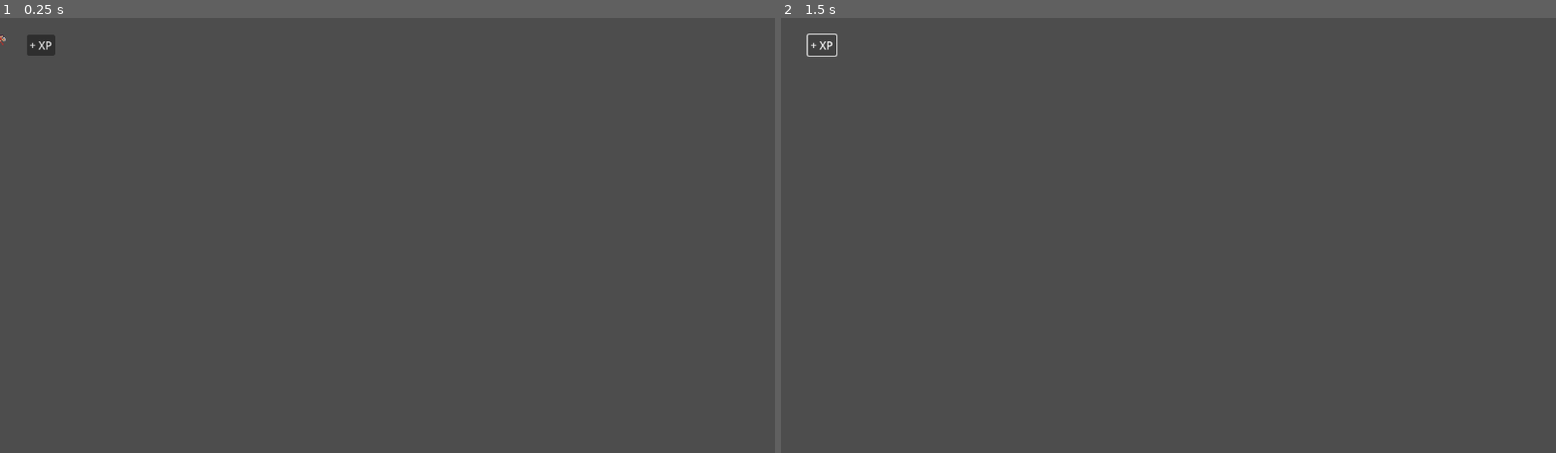
Above: before the commit, frames 1-2 (left to right).
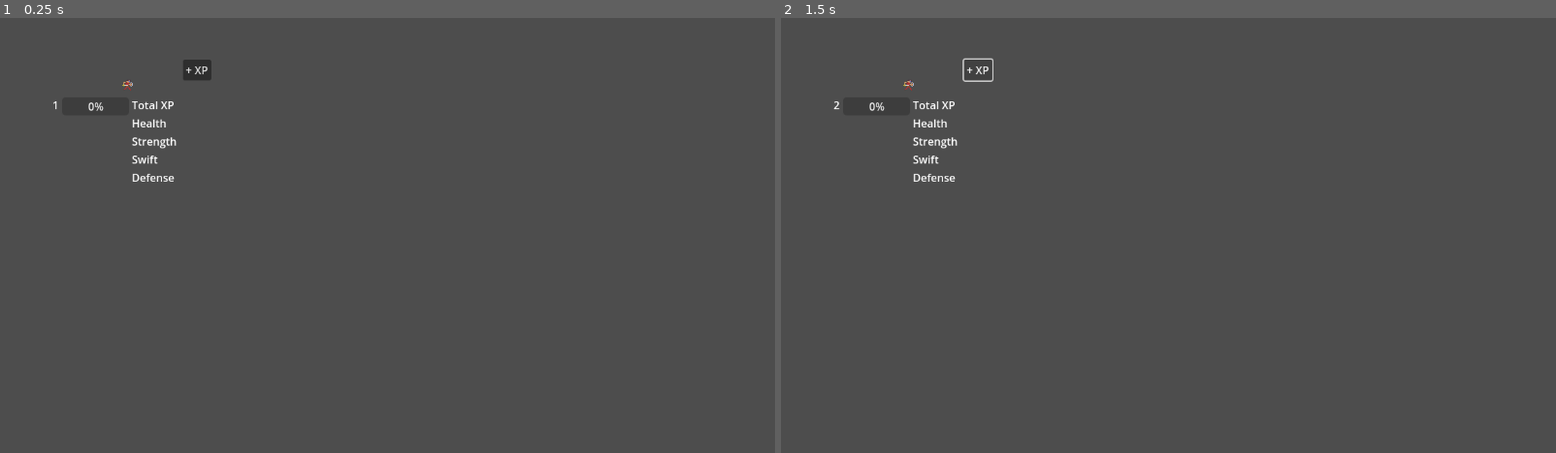
Above: after the commit, the same moments.

Repository: MrBejvan/Video-Game-Project-2024
Game: Godot game, scene res://Sprites/SwordBoard/sword_board.tscn
The game is run twice, just before and just after one commit, with the same random seed, the same clock (stepped at 60 frames per second) and the same inputs. The project has no main scene, so this scene is started directly.
Inputs:
- Up to frame 1 (0.25 s): no input
- Up to frame 2 (1.5 s): click "+ XP" at 0.5 s; tap Enter (ui_accept) at 1.25, 1.35 s; hold Right (ui_right) from 1.28 s (still down)

The runs differ from the first frame. In frame 1, 0.6% of the frame differs, in the area x 0-28%, y 3-38%; in frame 2, 0.4%.
Error after the commit: Invalid assignment of property or key 'text' with value of type 'String' on a base object of type 'null instance'. (res://Sprites/SwordBoard/sword_board.gd:38)

Commit message:
Starting Stats and Sword Board Update
Expanded Sword Board script and added starting stats file

Diff:
--- a/Sprites/SwordBoard/sword_board.gd
+++ b/Sprites/SwordBoard/sword_board.gd
@@ -2,6 +2,8 @@
 
 const XP_DATABASE = "res://mechs/TestDatabase.json"
 const MAX_LEVEL = 5
+
+#Experience System
 
 var XP_Table_Data = {}
 
@@ -30,33 +32,13 @@
 		elif Level == MAX_LEVEL:
 			current_xp = 0
 
-
-const SPEED = 300.0
-const JUMP_VELOCITY = -400.0
-
-# Get the gravity from the project settings to be synced with RigidBody nodes.
-var gravity = ProjectSettings.get_setting("physics/2d/default_gravity")
+		var total = min( (XP_Table_Data[str(Level)]["total"] + current_xp), XP_Table_Data[str(MAX_LEVEL)]["total"])
 
 
-func _physics_process(delta):
-	# Add the gravity.
-	if not is_on_floor():
-		velocity.y += gravity * delta
+		%TotalXP.text = str(total)
 
-	# Handle jump.
-	if Input.is_action_just_pressed("ui_accept") and is_on_floor():
-		velocity.y = JUMP_VELOCITY
-
-	# Get the input direction and handle the movement/deceleration.
-	# As good practice, you should replace UI actions with custom gameplay actions.
-	var direction = Input.get_axis("ui_left", "ui_right")
-	if direction:
-		velocity.x = direction * SPEED
-	else:
-		velocity.x = move_toward(velocity.x, 0, SPEED)
-
-	move_and_slide()
-
+		%ProgressBar.max_value = get_max_xp_at(Level)
+		%ProgressBar.value = current_xp
 
 func get_max_xp_at(level):
 	return XP_Table_Data[str(level)]["need"]
@@ -64,4 +46,28 @@
 
 
 func _on_button_pressed():
-	pass # Replace with function body.
+	current_xp += 100
+
+
+
+#Stats and abilities
+
+var health : int :
+	set(value):
+		health = value
+		%HP.text = str(value)
+
+var strength : int :
+	set(value):
+		strength = value
+		%strength.text = str(value)
+
+var swift : int :
+	set(value):
+		swift = value
+		%swift.text = str(value)
+
+var defense : int :
+	set(value):
+		defense = value
+		%defense.text = str(value)
--- a/Sprites/SwordBoard/sword_board.tscn
+++ b/Sprites/SwordBoard/sword_board.tscn
@@ -159,11 +159,12 @@
 script = ExtResource("1_qccm2")
 
 [node name="CollisionShape2D" type="CollisionShape2D" parent="."]
-position = Vector2(1, 0.5)
+position = Vector2(190, 100)
 shape = SubResource("RectangleShape2D_rx5am")
 
 [node name="Sprite2D" type="Sprite2D" parent="."]
 texture_filter = 1
+position = Vector2(189, 100)
 texture = ExtResource("1_bpmg1")
 hframes = 12
 frame = 1
@@ -194,9 +195,10 @@
 [node name="UI" type="CanvasLayer" parent="."]
 
 [node name="Level" type="HBoxContainer" parent="UI"]
-offset_left = -114.0
-offset_top = 29.0
-offset_bottom = 56.0
+offset_left = 78.0
+offset_top = 118.0
+offset_right = 192.0
+offset_bottom = 145.0
 
 [node name="Label" type="Label" parent="UI/Level"]
 unique_name_in_owner = true
@@ -210,11 +212,70 @@
 layout_mode = 2
 max_value = 200.0
 
+[node name="Stats" type="HBoxContainer" parent="UI/Level"]
+layout_mode = 2
+
+[node name="Attribute" type="VBoxContainer" parent="UI/Level/Stats"]
+layout_mode = 2
+
+[node name="Total XP" type="Label" parent="UI/Level/Stats/Attribute"]
+layout_mode = 2
+text = "Total XP"
+
+[node name="Health" type="Label" parent="UI/Level/Stats/Attribute"]
+layout_mode = 2
+text = "Health"
+
+[node name="Strength" type="Label" parent="UI/Level/Stats/Attribute"]
+layout_mode = 2
+text = "Strength"
+
+[node name="Swift" type="Label" parent="UI/Level/Stats/Attribute"]
+layout_mode = 2
+text = "Swift"
+
+[node name="Defense" type="Label" parent="UI/Level/Stats/Attribute"]
+layout_mode = 2
+text = "Defense"
+
+[node name="Value" type="VBoxContainer" parent="UI/Level/Stats"]
+layout_mode = 2
+
+[node name="Total XP" type="Label" parent="UI/Level/Stats/Value"]
+unique_name_in_owner = true
+custom_minimum_size = Vector2(40, 10)
+layout_mode = 2
+horizontal_alignment = 2
+
+[node name="Health" type="Label" parent="UI/Level/Stats/Value"]
+unique_name_in_owner = true
+custom_minimum_size = Vector2(40, 10)
+layout_mode = 2
+horizontal_alignment = 2
+
+[node name="Strength" type="Label" parent="UI/Level/Stats/Value"]
+unique_name_in_owner = true
+custom_minimum_size = Vector2(40, 10)
+layout_mode = 2
+horizontal_alignment = 2
+
+[node name="Swift" type="Label" parent="UI/Level/Stats/Value"]
+unique_name_in_owner = true
+custom_minimum_size = Vector2(40, 10)
+layout_mode = 2
+horizontal_alignment = 2
+
+[node name="Defense" type="Label" parent="UI/Level/Stats/Value"]
+unique_name_in_owner = true
+custom_minimum_size = Vector2(40, 10)
+layout_mode = 2
+horizontal_alignment = 2
+
 [node name="Button" type="Button" parent="UI"]
-offset_left = 40.0
-offset_top = 25.0
-offset_right = 82.0
-offset_bottom = 56.0
+offset_left = 272.0
+offset_top = 62.0
+offset_right = 314.0
+offset_bottom = 93.0
 text = "+ XP
 "
 
--- /dev/null
+++ b/mechs/Character/keywordsDatabase.gd
@@ -0,0 +1,12 @@
+extends Node
+
+
+
+# Called when the node enters the scene tree for the first time.
+func _ready():
+	pass # Replace with function body.
+
+
+# Called every frame. 'delta' is the elapsed time since the previous frame.
+func _process(delta):
+	pass
--- a/mechs/Character/starting_stats.gd
+++ b/mechs/Character/starting_stats.gd
@@ -2,7 +2,7 @@
 
 class_name StartingStats
 
-export var max_health : int
-export var strength : int
-export var swift : int
-export var defense : int
+@export var max_health := 10
+@export var strength := 2
+@export var swift := 2
+@export var defense := 2
